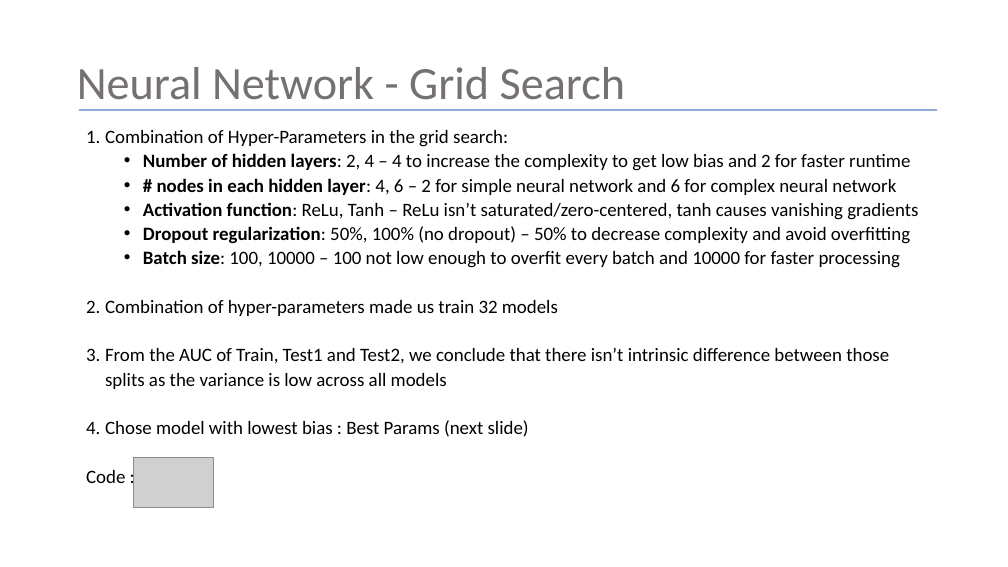
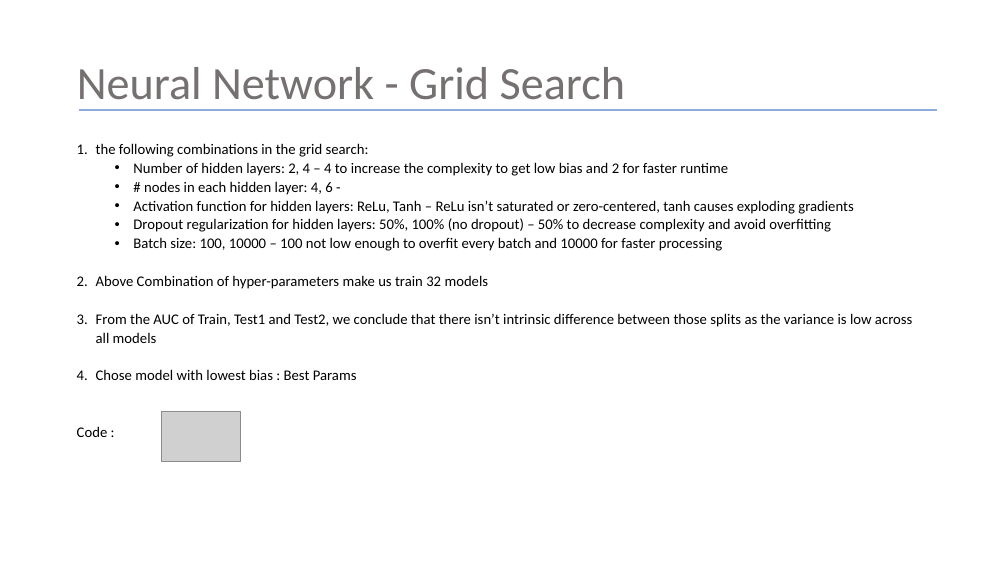
Before and after one commit to Shritej24c/Credit-Default-Pred, a slide deck: slide 14 of Credit Default Risk.pptx. Drawn at 1008x567 pixels with LibreOffice and Linux fonts; fonts in the diff are those of the drawing; grey boxes stand for pictures. Boxes give left, top, right and bottom in pixels: in the first picture for what was removed or moved away, otherwise in the second. Text is boxed around its words. In the diff, an @@ line names an element or a change of style, - is before the commit and + after.

```diff
--- a/Credit Default Risk.pptx
+++ b/Credit Default Risk.pptx
@@ text "the following combinations in the ...": place and size @@
-text "the following combinations in the ..." at [86,130,918,483]
+text "the following combinations in the ..." at [77,143,912,437]
@@ text at [96,143,369,157]: text changed; size 18 to 14 pt @@
-1. Combination of Hyper-Parameters in the grid search:
+1. the following combinations in the grid search:
@@ text at [77,162,912,437]: size 18 to 14 pt in "Number of hidden layers: 2, 4 – ...", "Batch size: 100, 10000 – 100 not ...", "From the AUC of Train, Test1 and ...", "Code :"; bold off in "Number of hidden layers:", "Batch size:" @@
@@ text at [133,181,854,232]: text changed; size 18 to 14 pt @@
-  • # nodes in each hidden layer: 4, 6 – 2 for simple neural network and 6 for complex neural network
-  • Activation function: ReLu, Tanh – ReLu isn’t saturated/zero-centered, tanh causes vanishing gradients
-  • Dropout regularization: 50%, 100% (no dropout) – 50% to decrease complexity and avoid overfitting
+  • # nodes in each hidden layer: 4, 6 -
+  • Activation function for hidden layers: ReLu, Tanh – ReLu isn’t saturated or zero-centered, tanh causes exploding gradients
+  • Dropout regularization for hidden layers: 50%, 100% (no dropout) – 50% to decrease complexity and avoid overfitting
@@ text at [96,275,489,289]: text changed; size 18 to 14 pt @@
-2. Combination of hyper-parameters made us train 32 models
+2. Above Combination of hyper-parameters make us train 32 models
@@ text at [96,369,357,380]: text changed; size 18 to 14 pt @@
-4. Chose model with lowest bias : Best Params (next slide)
+4. Chose model with lowest bias : Best Params
@@ picture added at [161,411,241,462] @@
@@ picture removed at [134,457,214,508] @@
```
Also in this commit, not shown: 8 other slides changed.
